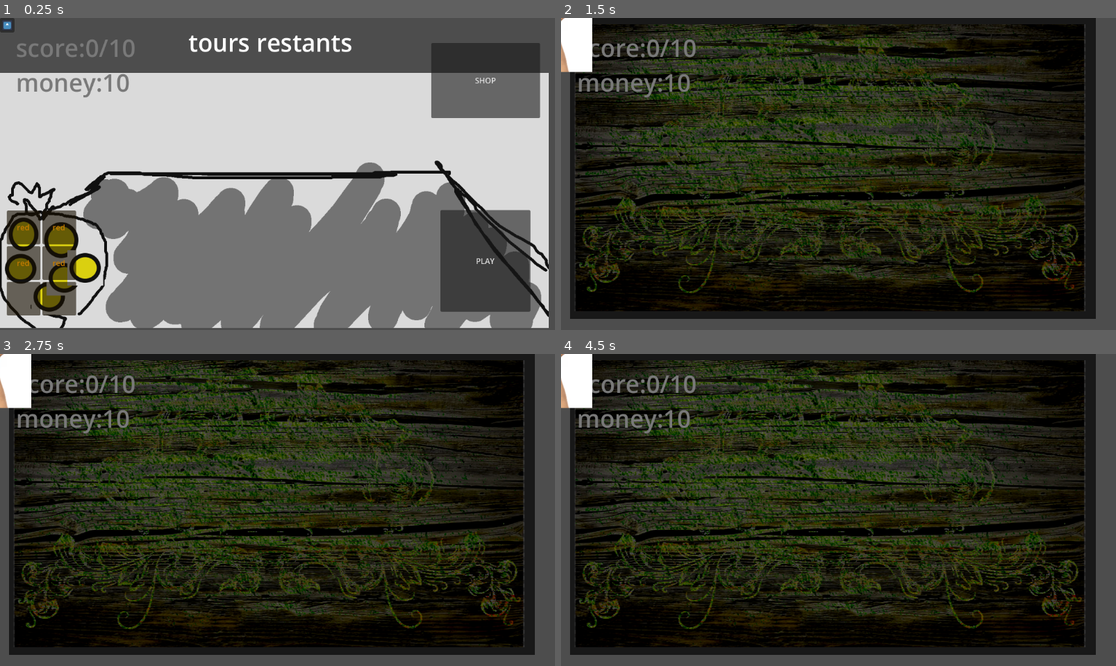
Above: before the commit, frames 1-4 (two rows, left to right).
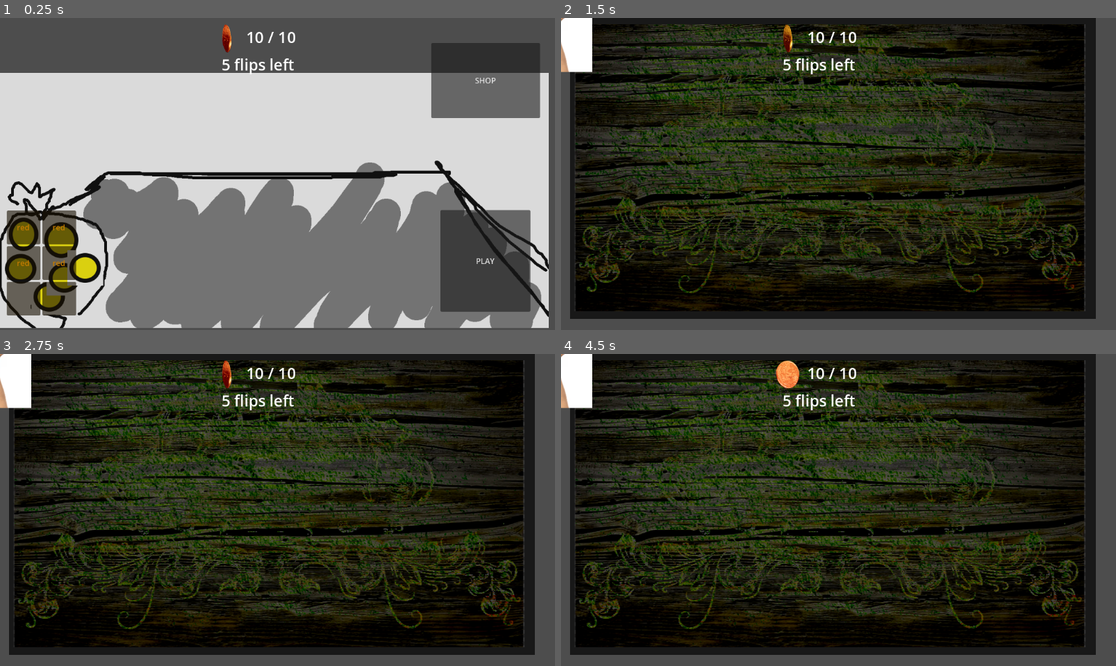
Above: after the commit, the same moments.

Repository: iceknith/ArcadiaJam-3-les3mousquetaires
Game: Godot game, scene res://src/GameScenes/main_game.tscn
Two runs of this game, one before a commit and one after it. Both use one fixed random seed, a clock stepped at 60 frames per second and the inputs below. The engine's default icon, where the game draws it, is replaced by a stand-in: a white triangle on a blue panel in a dark square.
Inputs:
- Up to frame 1 (0.25 s): no input
- Up to frame 2 (1.5 s): click "PLAY" at 0.5 s
- Up to frame 3 (2.75 s): no input
- Up to frame 4 (4.5 s): no input

The runs differ from the first frame. In frame 1, 2.0% of the frame differs, in the area x 0-64%, y 0-26%; in frame 2, 1.3%; in frame 3, 1.3%; in frame 4, 1.5%.

Commit message:
top ui et shop

Diff:
--- a/project.godot
+++ b/project.godot
@@ -24,3 +24,7 @@
 [global_group]
 
 coins=""
+
+[gui]
+
+timers/tooltip_delay_sec=0.01
--- a/src/GameScenes/GameManager.gd
+++ b/src/GameScenes/GameManager.gd
@@ -12,11 +12,9 @@
 
 # Called every frame. 'delta' is the elapsed time since the previous frame.
 func _process(delta: float) -> void:
-	afficheScore()
+	pass
 
-func afficheScore() -> void:
-	PlayerVars.score += collect_coins()
-	$PlayerScore.text = "score:" + str(PlayerVars.score) + "/" + str(scoreThreshold) + "\n" + "money:"+str(PlayerVars.money)
+
 
 
 func collect_coins() -> int:
@@ -47,5 +45,11 @@
 	$TableNormale.visible = true
 	$TableTopdown.visible = false
 
+	$top_UI.refresh()
 	$TableNormale/delete_popup.hide()
 	$TableNormale.update_pieces()
+
+
+
+func _on_shop_on_bought():
+	$top_UI.refresh()
--- a/src/GameScenes/main_game.tscn
+++ b/src/GameScenes/main_game.tscn
@@ -7,6 +7,7 @@
 [ext_resource type="PackedScene" uid="uid://fbgnjrdaqaac" path="res://src/GameScenes/launch.tscn" id="5_0as73"]
 [ext_resource type="PackedScene" uid="uid://bhh3posgxeirv" path="res://src/topdownElements/coin.tscn" id="6_nbtn3"]
 [ext_resource type="PackedScene" uid="uid://bad838s86tujd" path="res://src/topdownElements/hand.tscn" id="6_xyymd"]
+[ext_resource type="PackedScene" uid="uid://cipya148it67n" path="res://src/GameScenes/ui.tscn" id="8_ltw7p"]
 
 [node name="MainGame" type="Node"]
 script = ExtResource("1_2rdtk")
@@ -19,17 +20,6 @@
 [node name="TableTopdown" parent="." instance=ExtResource("3_qhh1e")]
 visible = false
 
-[node name="PlayerScore" type="Label" parent="."]
-offset_left = 33.0
-offset_top = 27.0
-offset_right = 319.0
-offset_bottom = 152.0
-theme_override_colors/font_color = Color(0.47397572, 0.47397572, 0.47397572, 1)
-theme_override_font_sizes/font_size = 50
-text = "XX/XX
-money
-"
-
 [node name="Launch" parent="." instance=ExtResource("5_0as73")]
 position = Vector2(2, 0)
 hand_scene = ExtResource("6_xyymd")
@@ -37,6 +27,8 @@
 
 [node name="Timer" type="Timer" parent="Launch"]
 
+[node name="top_UI" parent="." instance=ExtResource("8_ltw7p")]
+
 [connection signal="play" from="TableNormale" to="." method="_on_table_normale_play"]
 [connection signal="shop" from="TableNormale" to="." method="_on_table_normale_shop"]
 [connection signal="exitShop" from="Shop" to="." method="_on_shop_exit_shop"]
--- a/src/GameScenes/shop.gd
+++ b/src/GameScenes/shop.gd
@@ -34,7 +34,7 @@
 	var organ_slots = $Organcontainer.get_children()
 	for slot:Button in organ_slots:
 		if available_organs[i] != {}:
-			slot.text = available_organs[i]["name"] + " :\n " + str(available_organs[i]["price"]) + "$"
+			slot.tooltip_text =  available_organs[i]["name"] + "\n " + str(available_organs[i]["price"]) + "$"
 		else:
 			slot.text=""
 		i+=1
@@ -42,7 +42,7 @@
 	var piece_slots = $Coincontainer.get_children()
 	for slot:Button in piece_slots:
 		if available_pieces[i] != {}:
-			slot.text = available_pieces[i]["name"] + " :\n " + str(available_pieces[i]["price"]) + "$"
+			slot.tooltip_text = available_pieces[i]["name"] + "\n " + str(available_pieces[i]["price"]) + "$"
 		else:
 			slot.text=""
 		i+=1
--- a/src/GameScenes/shop.tscn
+++ b/src/GameScenes/shop.tscn
@@ -1,6 +1,8 @@
-[gd_scene load_steps=2 format=3 uid="uid://c4fbw2wyq73q1"]
+[gd_scene load_steps=4 format=3 uid="uid://c4fbw2wyq73q1"]
 
 [ext_resource type="Script" uid="uid://fu8hksojkt4j" path="res://src/GameScenes/shop.gd" id="1_2fllm"]
+[ext_resource type="Theme" uid="uid://cw2c2a8jmrhke" path="res://src/theme.tres" id="2_270xf"]
+[ext_resource type="Texture2D" uid="uid://djvebnathbm2r" path="res://icon.svg" id="2_kul4d"]
 
 [node name="Shop" type="Control"]
 layout_mode = 3
@@ -22,23 +24,63 @@
 [node name="Slot1" type="Button" parent="Organcontainer"]
 custom_minimum_size = Vector2(100, 100)
 layout_mode = 2
-text = "Arm "
+theme = ExtResource("2_270xf")
+
+[node name="TextureRect" type="TextureRect" parent="Organcontainer/Slot1"]
+z_index = -1
+layout_mode = 0
+offset_right = 100.0
+offset_bottom = 40.0
+texture = ExtResource("2_kul4d")
+expand_mode = 4
 
 [node name="Slot2" type="Button" parent="Organcontainer"]
 custom_minimum_size = Vector2(100, 100)
 layout_mode = 2
 
+[node name="TextureRect" type="TextureRect" parent="Organcontainer/Slot2"]
+z_index = -1
+layout_mode = 0
+offset_right = 100.0
+offset_bottom = 40.0
+texture = ExtResource("2_kul4d")
+expand_mode = 4
+
 [node name="Slot3" type="Button" parent="Organcontainer"]
 custom_minimum_size = Vector2(100, 100)
 layout_mode = 2
+
+[node name="TextureRect" type="TextureRect" parent="Organcontainer/Slot3"]
+z_index = -1
+layout_mode = 0
+offset_right = 100.0
+offset_bottom = 40.0
+texture = ExtResource("2_kul4d")
+expand_mode = 4
 
 [node name="Slot4" type="Button" parent="Organcontainer"]
 custom_minimum_size = Vector2(100, 100)
 layout_mode = 2
 
+[node name="TextureRect" type="TextureRect" parent="Organcontainer/Slot4"]
+z_index = -1
+layout_mode = 0
+offset_right = 100.0
+offset_bottom = 40.0
+texture = ExtResource("2_kul4d")
+expand_mode = 4
+
 [node name="Slot5" type="Button" parent="Organcontainer"]
 custom_minimum_size = Vector2(100, 100)
 layout_mode = 2
+
+[node name="TextureRect" type="TextureRect" parent="Organcontainer/Slot5"]
+z_index = -1
+layout_mode = 0
+offset_right = 100.0
+offset_bottom = 40.0
+texture = ExtResource("2_kul4d")
+expand_mode = 4
 
 [node name="Coincontainer" type="HBoxContainer" parent="."]
 layout_mode = 0
@@ -52,14 +94,37 @@
 custom_minimum_size = Vector2(100, 100)
 layout_mode = 2
 
+[node name="TextureRect" type="TextureRect" parent="Coincontainer/coin_slot1"]
+z_index = -1
+layout_mode = 0
+offset_right = 100.0
+offset_bottom = 40.0
+texture = ExtResource("2_kul4d")
+expand_mode = 4
+
 [node name="coin_slot2" type="Button" parent="Coincontainer"]
 custom_minimum_size = Vector2(100, 100)
 layout_mode = 2
 
+[node name="TextureRect" type="TextureRect" parent="Coincontainer/coin_slot2"]
+z_index = -1
+layout_mode = 0
+offset_right = 100.0
+offset_bottom = 40.0
+texture = ExtResource("2_kul4d")
+expand_mode = 4
+
 [node name="coin_slot3" type="Button" parent="Coincontainer"]
 custom_minimum_size = Vector2(100, 100)
 layout_mode = 2
-text = "coin 3"
+
+[node name="TextureRect" type="TextureRect" parent="Coincontainer/coin_slot3"]
+z_index = -1
+layout_mode = 0
+offset_right = 100.0
+offset_bottom = 40.0
+texture = ExtResource("2_kul4d")
+expand_mode = 4
 
 [node name="exit_button" type="Button" parent="."]
 layout_mode = 0
--- a/src/GameScenes/table_normale.tscn
+++ b/src/GameScenes/table_normale.tscn
@@ -50,15 +50,6 @@
 
 [node name="selection_coin" type="Node2D" parent="."]
 
-[node name="tours_remaining" type="Label" parent="."]
-layout_mode = 0
-offset_left = 391.0
-offset_top = 16.0
-offset_right = 731.0
-offset_bottom = 141.0
-theme_override_font_sizes/font_size = 50
-text = "tours restants"
-
 [node name="GridContainer" type="GridContainer" parent="."]
 modulate = Color(0.8761613, 0.5507587, 0, 1)
 self_modulate = Color(0, 0, 0, 1)
@@ -106,6 +97,7 @@
 button_group = SubResource("ButtonGroup_k0q6d")
 
 [node name="delete_coin" type="Button" parent="."]
+visible = false
 layout_mode = 0
 offset_right = 30.0
 offset_bottom = 30.0
--- /dev/null
+++ b/src/GameScenes/ui.gd
@@ -0,0 +1,18 @@
+extends Node
+
+
+# Called when the node enters the scene tree for the first time.
+func _ready():
+	refresh()
+
+
+# Called every frame. 'delta' is the elapsed time since the previous frame.
+func _process(delta):
+	$AnimatedSprite2D.play("default")
+
+func refresh():
+	$money.text = str(PlayerVars.money) + " / " + str(PlayerVars.debt)
+	if str(PlayerVars.round > 1):
+		$round_left.text = str(PlayerVars.round) + " flips left"
+	else:
+		$round_left.text = "Last flip"
--- /dev/null
+++ b/src/GameScenes/ui.tscn
@@ -0,0 +1,135 @@
+[gd_scene load_steps=16 format=3 uid="uid://cipya148it67n"]
+
+[ext_resource type="Script" uid="uid://bjifb3n314qyc" path="res://src/GameScenes/ui.gd" id="1_mqhac"]
+[ext_resource type="Texture2D" uid="uid://dvre3bnghdvwf" path="res://assets/in-game/coin/coin.png" id="2_mqhac"]
+
+[sub_resource type="AtlasTexture" id="AtlasTexture_mqhac"]
+atlas = ExtResource("2_mqhac")
+region = Rect2(0, 0, 118, 112)
+
+[sub_resource type="AtlasTexture" id="AtlasTexture_mfi7c"]
+atlas = ExtResource("2_mqhac")
+region = Rect2(118, 0, 118, 112)
+
+[sub_resource type="AtlasTexture" id="AtlasTexture_q0b2q"]
+atlas = ExtResource("2_mqhac")
+region = Rect2(236, 0, 118, 112)
+
+[sub_resource type="AtlasTexture" id="AtlasTexture_sajbk"]
+atlas = ExtResource("2_mqhac")
+region = Rect2(354, 0, 118, 112)
+
+[sub_resource type="AtlasTexture" id="AtlasTexture_oayho"]
+atlas = ExtResource("2_mqhac")
+region = Rect2(472, 0, 118, 112)
+
+[sub_resource type="AtlasTexture" id="AtlasTexture_sbmcn"]
+atlas = ExtResource("2_mqhac")
+region = Rect2(590, 0, 118, 112)
+
+[sub_resource type="AtlasTexture" id="AtlasTexture_lyswg"]
+atlas = ExtResource("2_mqhac")
+region = Rect2(708, 0, 118, 112)
+
+[sub_resource type="AtlasTexture" id="AtlasTexture_p8exq"]
+atlas = ExtResource("2_mqhac")
+region = Rect2(826, 0, 118, 112)
+
+[sub_resource type="AtlasTexture" id="AtlasTexture_goax5"]
+atlas = ExtResource("2_mqhac")
+region = Rect2(944, 0, 118, 112)
+
+[sub_resource type="AtlasTexture" id="AtlasTexture_jeyp7"]
+atlas = ExtResource("2_mqhac")
+region = Rect2(1062, 0, 118, 112)
+
+[sub_resource type="AtlasTexture" id="AtlasTexture_fe3t1"]
+atlas = ExtResource("2_mqhac")
+region = Rect2(1180, 0, 118, 112)
+
+[sub_resource type="AtlasTexture" id="AtlasTexture_yt7l4"]
+atlas = ExtResource("2_mqhac")
+region = Rect2(1298, 0, 118, 112)
+
+[sub_resource type="SpriteFrames" id="SpriteFrames_gr84p"]
+animations = [{
+"frames": [{
+"duration": 1.0,
+"texture": SubResource("AtlasTexture_mqhac")
+}, {
+"duration": 1.0,
+"texture": SubResource("AtlasTexture_mfi7c")
+}, {
+"duration": 1.0,
+"texture": SubResource("AtlasTexture_q0b2q")
+}, {
+"duration": 1.0,
+"texture": SubResource("AtlasTexture_sajbk")
+}, {
+"duration": 1.0,
+"texture": SubResource("AtlasTexture_oayho")
+}, {
+"duration": 1.0,
+"texture": SubResource("AtlasTexture_sbmcn")
+}, {
+"duration": 1.0,
+"texture": SubResource("AtlasTexture_lyswg")
+}, {
+"duration": 1.0,
+"texture": SubResource("AtlasTexture_p8exq")
+}, {
+"duration": 1.0,
+"texture": SubResource("AtlasTexture_goax5")
+}, {
+"duration": 1.0,
+"texture": SubResource("AtlasTexture_jeyp7")
+}, {
+"duration": 1.0,
+"texture": SubResource("AtlasTexture_fe3t1")
+}, {
+"duration": 1.0,
+"texture": SubResource("AtlasTexture_yt7l4")
+}],
+"loop": true,
+"name": &"default",
+"speed": 5.0
+}]
+
+[node name="top_UI" type="Node"]
+script = ExtResource("1_mqhac")
+
+[node name="money" type="Label" parent="."]
+anchors_preset = 13
+anchor_left = 0.5
+anchor_right = 0.5
+anchor_bottom = 1.0
+offset_left = -157.0
+offset_top = 16.500002
+offset_right = 130.0
+offset_bottom = 16.5
+grow_horizontal = 2
+grow_vertical = 2
+size_flags_horizontal = 4
+theme_override_font_sizes/font_size = 32
+text = "current coins/debt"
+horizontal_alignment = 1
+
+[node name="round_left" type="Label" parent="."]
+anchors_preset = 5
+anchor_left = 0.5
+anchor_right = 0.5
+offset_left = -78.0
+offset_top = 74.0
+offset_right = -4.0
+offset_bottom = 97.0
+grow_horizontal = 2
+theme_override_font_sizes/font_size = 32
+text = "? flips left"
+horizontal_alignment = 1
+
+[node name="AnimatedSprite2D" type="AnimatedSprite2D" parent="."]
+position = Vector2(470, 42.5)
+rotation = 1.5707964
+scale = Vector2(0.5, 0.5)
+sprite_frames = SubResource("SpriteFrames_gr84p")
+frame_progress = 0.26460555
--- a/src/globalVars/playerVars.gd
+++ b/src/globalVars/playerVars.gd
@@ -25,7 +25,9 @@
 			count+=1
 	return count
 
-var wave = 0
+var wave:int = 0
+var debt:int = 10
+var round:int = 5
 var money:int = 10
 
 var score = 0
--- /dev/null
+++ b/src/theme.tres
@@ -0,0 +1,3 @@
+[gd_resource type="Theme" format=3 uid="uid://cw2c2a8jmrhke"]
+
+[resource]
Not shown: 1 places in src/GameScenes/main_game.tscn that only renumber resources
Not shown, added: src/GameScenes/ui.gd.uid
